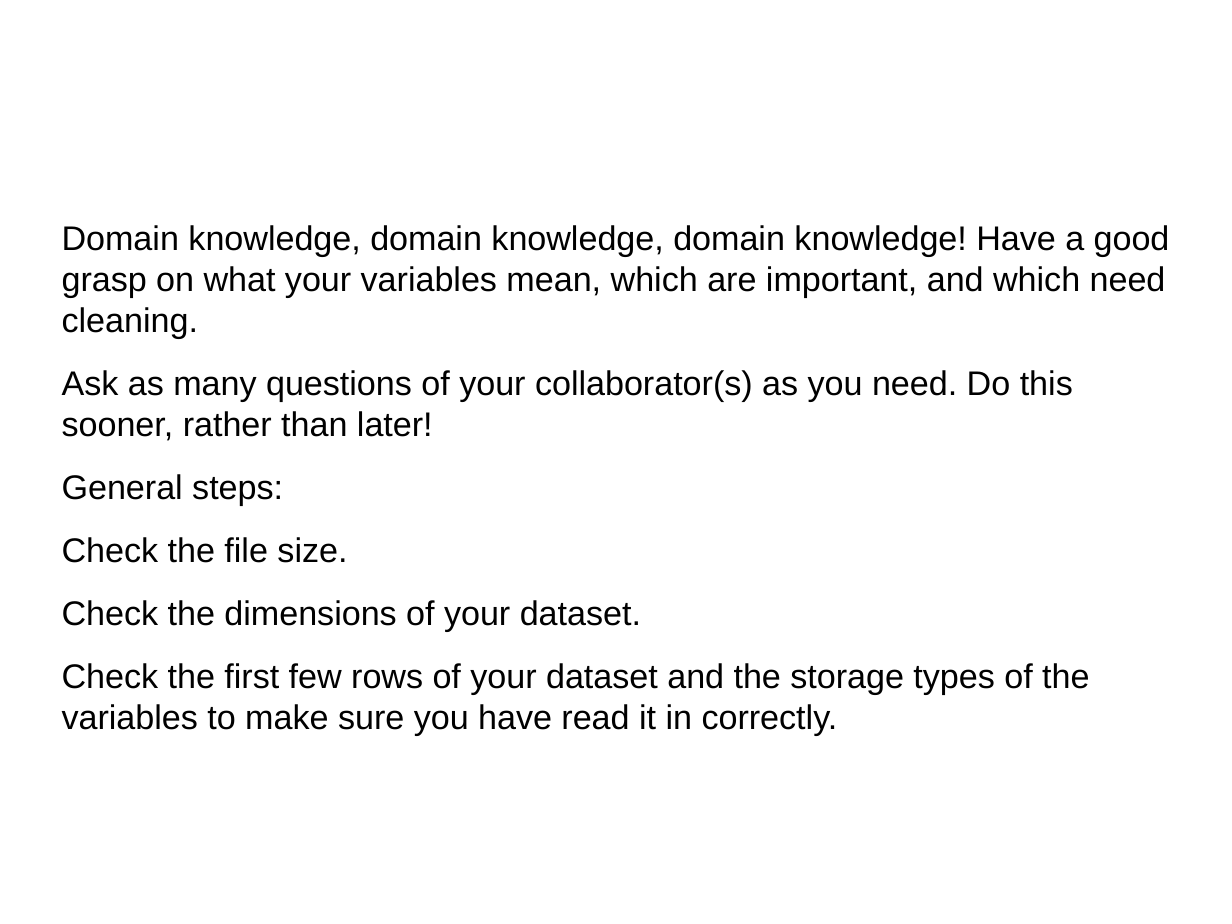
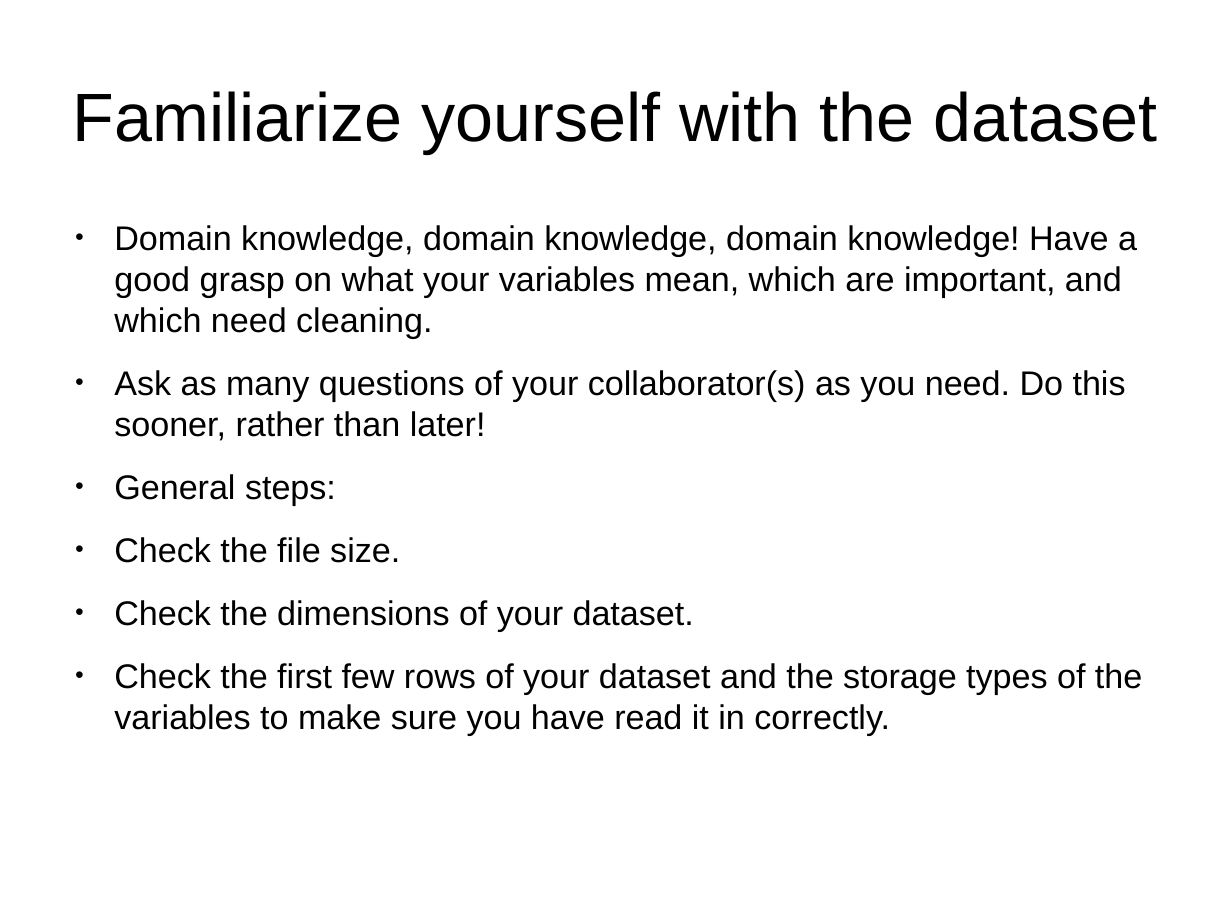
Before and after one commit to wltrimbl/uchicago-data227, a slide deck: slide 15 of slides/03-TIDY.odp (slide 11 before the commit). Drawn at 1232x924 pixels with LibreOffice and Linux fonts; fonts in the diff are those of the drawing. Boxes give left, top, right and bottom in pixels: in the first picture for what was removed or moved away, otherwise in the second. Text is boxed around its words. In the diff, an @@ line names an element or a change of style, - is before the commit and + after.

```diff
--- a/slides/03-TIDY.odp
+++ b/slides/03-TIDY.odp
@@ title added at <box>73,91,1157,153</box>, 44 pt, text #000000 @@
+Familiarize yourself with the dataset
@@ text "Domain knowledge, domain knowledge, domain ..." at <box>114,225,1142,735</box>: bullet none to ● @@
```
Also in this commit, not shown: 17 other slides changed, 6 slides added, 1 slide removed, 4 other files.
